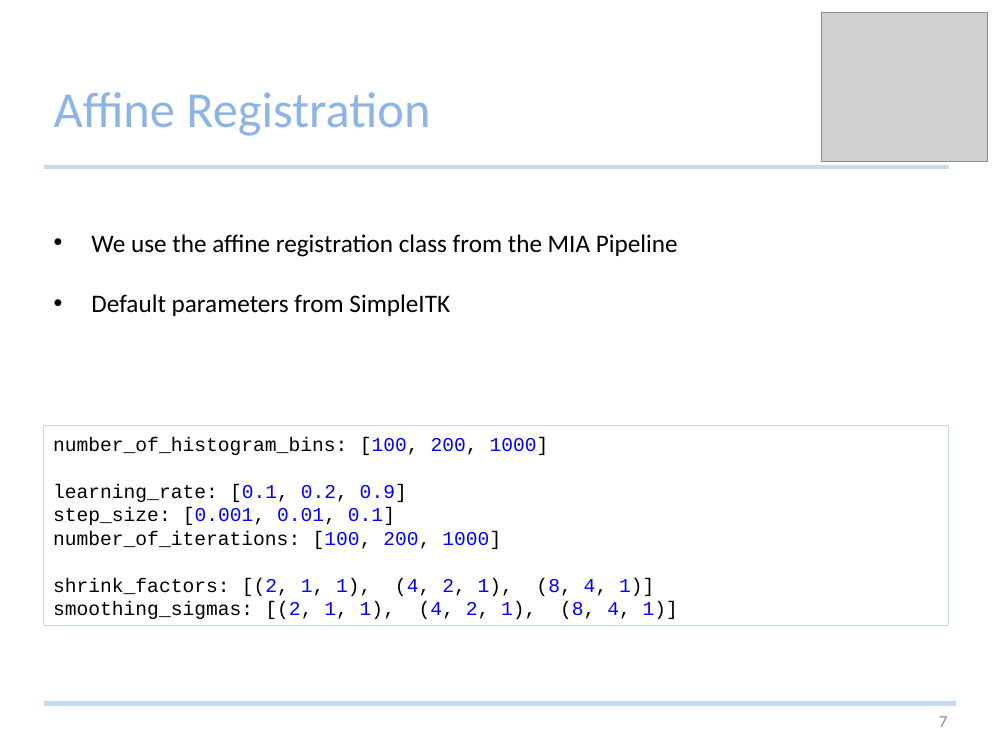
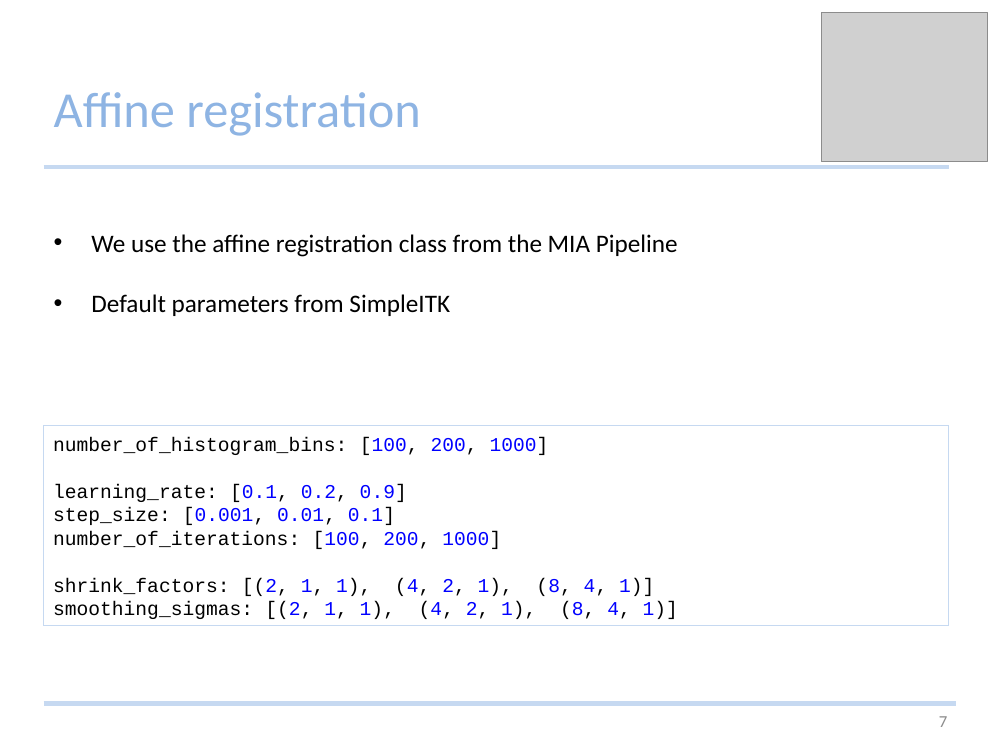
Before and after one commit to Studijacob/MIALab, a slide deck: slide 7 of wd/Documentation/MIALab presentation.pptx. Drawn at 1008x756 pixels with LibreOffice and Linux fonts; fonts in the diff are those of the drawing; grey boxes stand for pictures. Boxes give left, top, right and bottom in pixels: in the first picture for what was removed or moved away, otherwise in the second. Text is boxed around its words. In the diff, an @@ line names an element or a change of style, - is before the commit and + after.

```diff
--- a/wd/Documentation/MIALab presentation.pptx
+++ b/wd/Documentation/MIALab presentation.pptx
@@ title at [54,92,420,136]: text changed @@
-Affine Registration
+Affine registration
```
Also in this commit, not shown: 11 other slides changed, 6 slides added, 1 slide removed.
